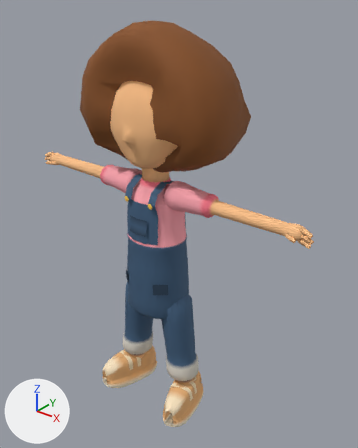
An edit to the Blender file assets/v2/source/penny-pilot.blend, drawn before and after from the same camera.
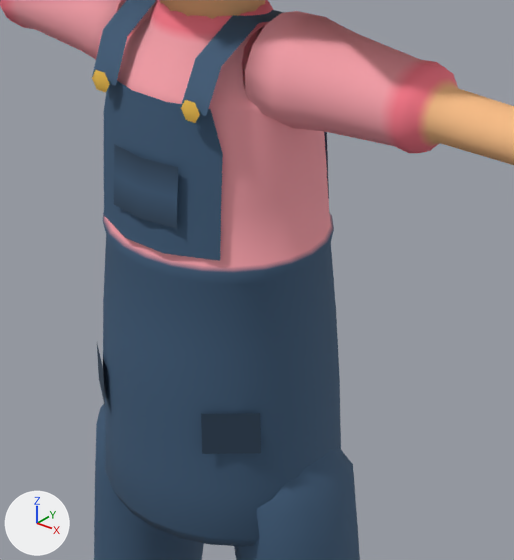
Each version appears first whole from a 50 mm camera at (2.92, -3.3, 4.23) aimed at (0.07, 0.27, 2.02), and next in a close-up on the part from 28% to 65% of the width and 40% to 72% of the height. Lighting does not change. The marker at lower left points along +X, +Y and +Z. The last two pictures show the newer version.

In view in the first close-up: 'kid_penny_LOD0'.
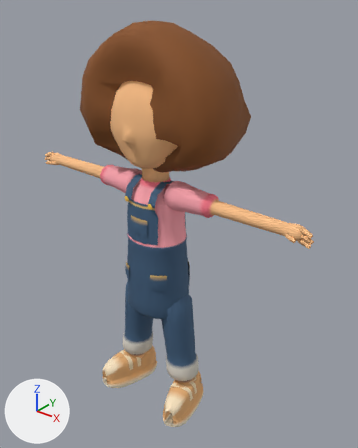
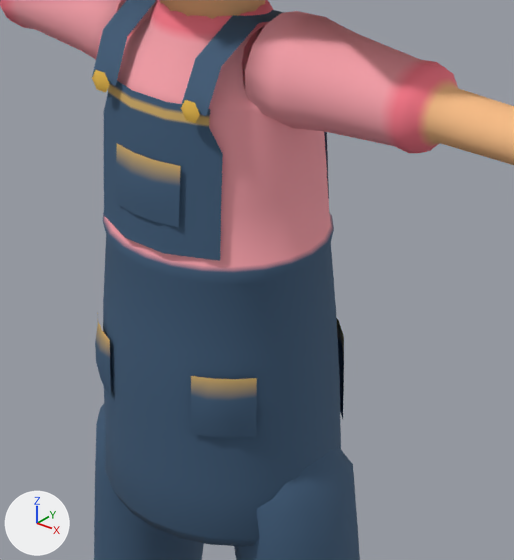
The change in detail:
me_kid_penny_lod0_mesh is used by ob_kid_penny_lod0; location (0.0, 0.0, 0.0).
me_kid_penny_lod0_mesh had 3266 vertices, 3306 faces and spanned x -1.62..1.62, y -0.45..0.83, z 0.01..3.96.
me_kid_penny_lod0_mesh now has 3361 vertices, 3369 faces and spans x -1.62..1.62, y -0.45..0.83, z 0.01..3.96.
me_kid_penny_lod0_mesh part 1: the loose piece of 16 vertices spanning x -0.19..0.19, y -0.27..-0.2, z 2.02..2.41 is copied, and the copy is multiplied about its middle by the matrix ((0.356, -0.241, 0.012), (0.241, 0.356, -0.012), (-0.003, 0.017, 0.43)), then moved by (0.21, 0.0, -0.6); it spans x 0.14..0.28, y -0.28..-0.18, z 1.53..1.7.
me_kid_penny_lod0_mesh part 2: the loose piece of 16 vertices spanning x -0.19..0.19, y 0.2..0.27, z 2.02..2.41 is copied, and the copy is multiplied about its middle by the matrix ((-0.356, -0.241, -0.012), (0.241, -0.356, -0.012), (-0.003, -0.017, 0.43)), then moved by (-0.21, -0.47, -0.6); it spans x -0.28..-0.14, y -0.28..-0.18, z 1.53..1.7.
me_kid_penny_lod0_mesh part 3: the loose piece of 9 vertices spanning x -0.1..0.1, y -0.28..-0.26, z 2.1..2.26 is rebuilt with 16 vertices and now spans x -0.1..0.1, y -0.28..-0.25, z 2.1..2.26.
me_kid_penny_lod0_mesh part 4: a new loose piece of 16 vertices spanning x 0.1..0.28, y 0.17..0.29, z 1.4..1.66, in mat_m_uniform.
me_kid_penny_lod0_mesh part 5: the loose piece of 4 vertices spanning x -0.28..-0.17, y -0.27..-0.18, z 1.48..1.6 is deleted.
me_kid_penny_lod0_mesh part 6: the loose piece of 4 vertices spanning x 0.17..0.28, y -0.27..-0.18, z 1.48..1.6 is deleted.
Part 7, on me_kid_penny_lod0_mesh:
6 faces are deleted.
32 vertices are added at x -0.17..0.17, y -0.24..0.24, z 2.36..2.4.
30 new faces join them, mat_m_uniform.
Other edits to the shape of me_kid_penny_lod0_mesh do not show in these pictures.

Location of each change, (x1, y1, x2, y2) in pixels of the close-ups (514 x 560 px):
part 1 of me_kid_penny_lod0_mesh, added (blue)
    after: (191, 376, 257, 438)
part 2 of me_kid_penny_lod0_mesh, added
    after: (95, 312, 111, 396)
part 3 of me_kid_penny_lod0_mesh, rebuilt
    before: (114, 144, 178, 229)
    after: (116, 144, 181, 227)
part 4 of me_kid_penny_lod0_mesh, added
    after: (336, 318, 344, 419)
part 5 of me_kid_penny_lod0_mesh, deleted
    before: (97, 344, 105, 405)
part 6 of me_kid_penny_lod0_mesh, deleted (blue)
    before: (201, 413, 261, 454)
part 7 of me_kid_penny_lod0_mesh, built on
    both: (104, 81, 222, 154)
